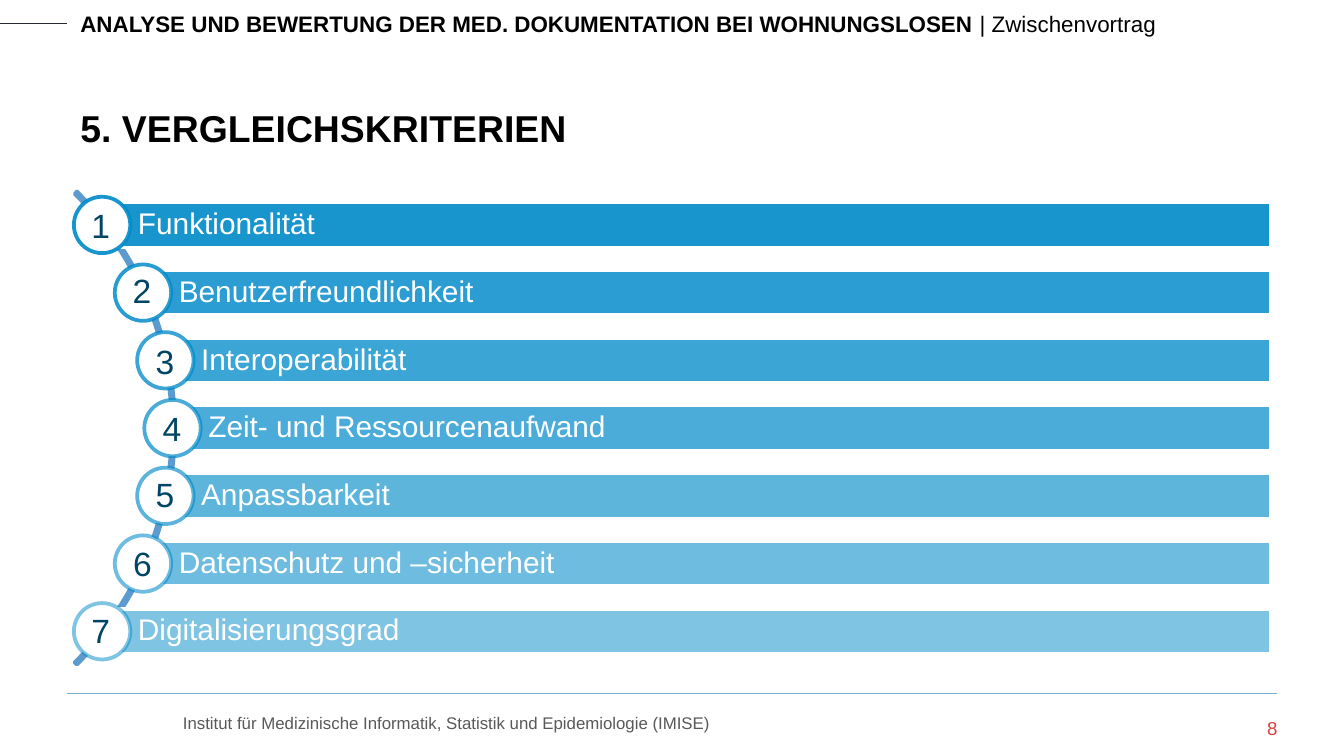
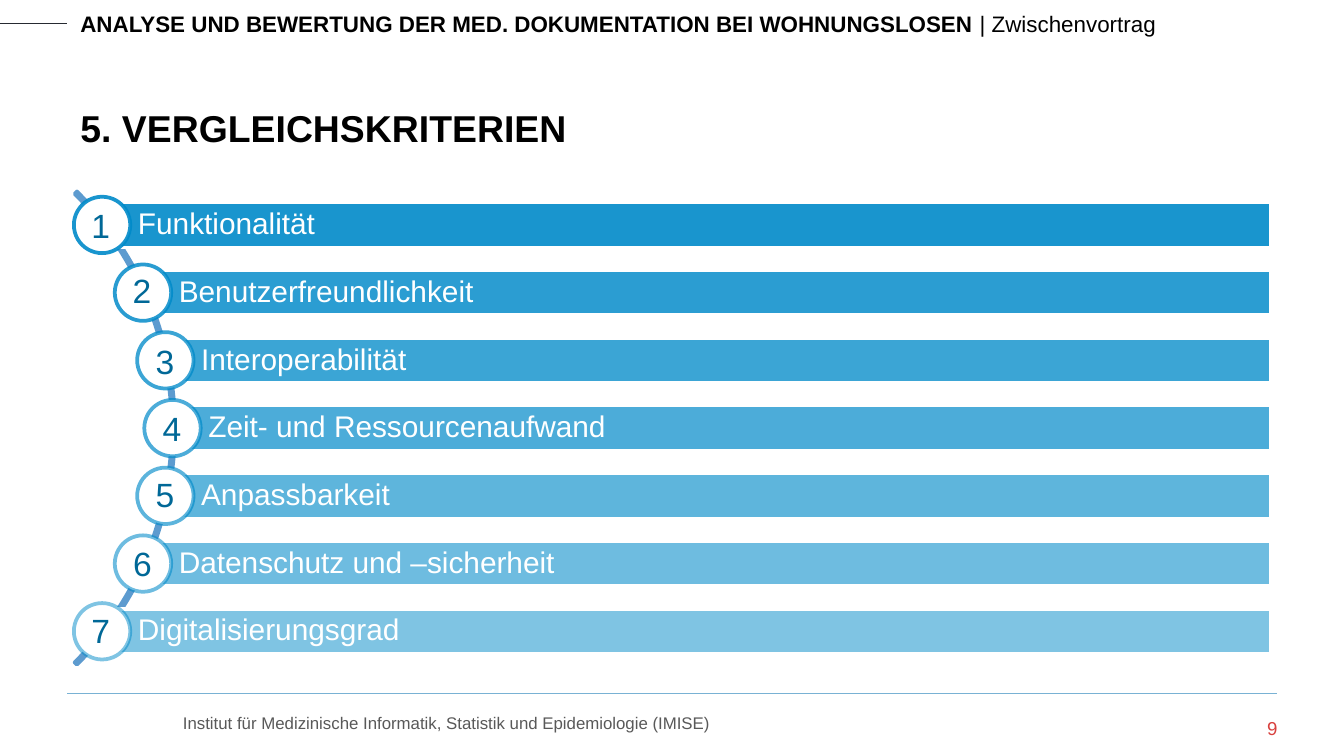
Before and after one commit to RoKuen/masterthesis, a slide deck: slide 9 of Presentations/2_presentation.pptx (slide 8 before the commit). Drawn at 1344x756 pixels with LibreOffice and Linux fonts; fonts in the diff are those of the drawing; background and template pictures are left out. Boxes give left, top, right and bottom in pixels: in the first picture for what was removed or moved away, otherwise in the second. Text is boxed around its words. In the diff, an @@ line names an element or a change of style, - is before the commit and + after.

```diff
--- a/Presentations/2_presentation.pptx
+++ b/Presentations/2_presentation.pptx
@@ text colour #004564 to #006797 in 7 elements at <box>91,215,110,238</box>, <box>133,279,152,303</box>, <box>156,350,175,375</box>, <box>163,418,182,441</box>, <box>156,484,175,508</box>, <box>133,552,152,577</box>, <box>91,620,110,643</box> @@
@@ page number at <box>1267,722,1277,735</box>: text changed @@
-8
+9
```
Also in this commit, not shown: 6 other slides changed, 1 slide added.
